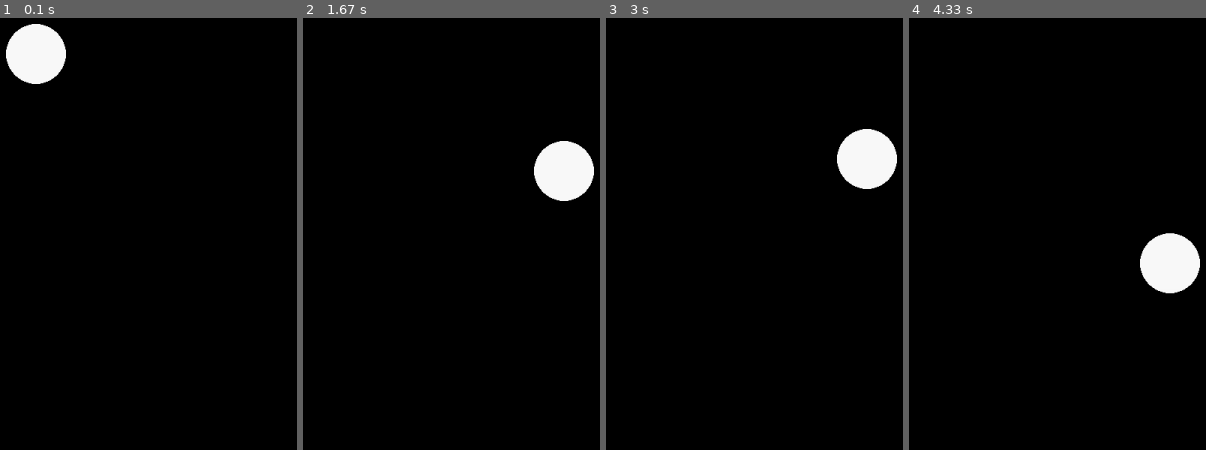
Above: before the commit, frames 1-4 (left to right).
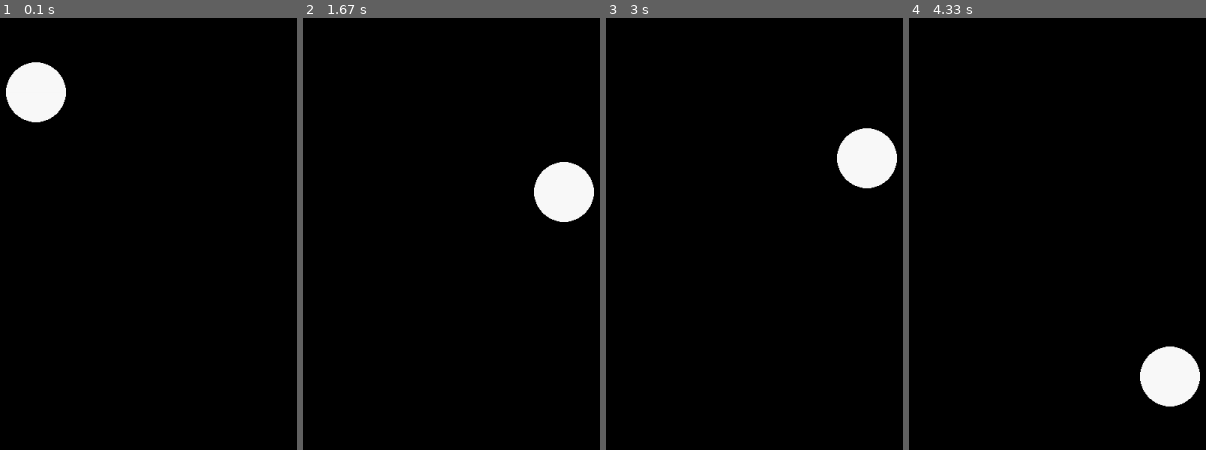
Above: after the commit, the same moments.

Repository: TimurSalem/python
Game: pygame game, started from pygame/physics.py
Two runs of this game, one before a commit and one after it. Both use one fixed random seed, a clock stepped at 60 frames per second and the inputs below.
Inputs:
- Up to frame 1 (0.1 s): no input
- Up to frame 2 (1.67 s): tap Space at 0.33, 0.73, 1.03, 1.23, 1.57 s
- Up to frame 3 (3 s): tap Space at 1.87, 2.07, 2.37, 2.63, 2.97 s
- Up to frame 4 (4.33 s): tap Space at 3.27, 3.4, 3.8, 4.1 s

The runs differ from the first frame. In frame 1, 3.4% of the frame differs, in the area x 2-23%, y 1-25%; in frame 2, 2.0%; in frame 3, 0.2%; in frame 4, 4.5%, in the area x 77-98%, y 49-91%.

Commit message:
Update physics.py

Diff:
--- a/pygame/physics.py
+++ b/pygame/physics.py
@@ -12,49 +12,32 @@
 
 r = 40
 
-width = r
-height = r
-
-vel = 10
-
 taped = False
 
 mousex = 0
 mousey = 0
 
-hr = 255
-hg = 0
-hb = 0
-
 run = True
-
 rs = False
 
 xnext = 0
 ynext = 0
 
+rastx = 0
+rasty = 0
+
 gravity = 2
 
 rebound_force = 0.6
 environment_density = 10
+old_cursor_coords = (0, 0)
 
 while run:
-	pygame.time.delay(10)
-
 	for event in pygame.event.get():
 		if event.type == pygame.QUIT:
 			run = False
 	keys = pygame.key.get_pressed()
-	#
-	# if keys[pygame.key.key_code('a')] and x > width:
-	#     x -= vel
-	#
-	# if keys[pygame.key.key_code('d')] and x < WW - width:
-	#     x += vel
-	#
-	# if keys[pygame.key.key_code('w')] and y > height / 1:
-	#     y -= vel
-	#
+
 	if keys[pygame.key.key_code(' ')]:
 		y = 350
 		x = 500
@@ -62,39 +45,28 @@
 		ynext = 0
 
 	color = (255, 0, 0)
-	#
-	# speed_color_change = 1
-	#
-	# if hr == 255 and hb < 255 and hg == 0:
-	#     hb += speed_color_change
-	# elif hb == 255 and hr > 0:
-	#     hr -= speed_color_change
-	# elif hb == 255 and hr == 0 and hg < 255:
-	#     hg += speed_color_change
-	# elif hg == 255 and hb > 0:
-	#     hb -= speed_color_change
-	# elif hr < 255 and hg == 255 and hb == 0:
-	#     hr += speed_color_change
-	# elif hr == 255 and hg > 0:
-	#     hg -= speed_color_change
-	#
-	# win.fill((hr // 3 + 150, hg // 3 + 150, hb // 3 + 150))
-	#
-	# color = (350 - (hr // 3 + 150), 350 - (hg // 3 + 150), 350 - (hb // 3 + 150))
 
-	if (pygame.mouse.get_pressed()[0]
-			and x - width < pygame.mouse.get_pos()[0] < x + width
-			and y - height < pygame.mouse.get_pos()[1] < y + height):
+	if (
+			pygame.mouse.get_pressed()[0]
+			and x - r < pygame.mouse.get_pos()[0] < x + r
+			and y - r < pygame.mouse.get_pos()[1] < y + r):
 		taped = True
 
 	if not pygame.mouse.get_pressed()[0]:
 		if taped:
 			new_cursors_coords = (pygame.mouse.get_pos()[0], pygame.mouse.get_pos()[1])
-			xnext = (new_cursors_coords[0] - old_cursor_coords[0]) * 8
-			ynext = (new_cursors_coords[1] - old_cursor_coords[1]) * 8
+			xnext = (
+				abs((new_cursors_coords[0] - old_cursor_coords[0])) ** 0.75 * 15
+				if new_cursors_coords[0] - old_cursor_coords[0] > 0
+				else -abs((new_cursors_coords[0] - old_cursor_coords[0])) ** 0.75 * 15
+			)
+			ynext = (
+				abs((new_cursors_coords[1] - old_cursor_coords[1])) ** 0.75 * 15
+				if new_cursors_coords[1] - old_cursor_coords[1] > 0
+				else -abs((new_cursors_coords[1] - old_cursor_coords[1])) ** 0.75 * 15
+			)
 
 		rs = False
-
 		taped = False
 
 	if taped:
@@ -104,25 +76,21 @@
 		mousey = pygame.mouse.get_pos()[1]
 		if not rs:
 
-			rastx = (mousex - (x - width))
-			rasty = (mousey - (y - height))
+			rastx = (mousex - (x - r))
+			rasty = (mousey - (y - r))
 			rs = True
 
 		else:
-			x = mousex - rastx + width
-			y = mousey - rasty + height
+			x = mousex - rastx + r
+			y = mousey - rasty + r
 
-	'''Гравитация'''
-	if y + height < HW and not taped:
-		print(gravity)
-
+	'''gravity'''
+	if y + r < HW and not taped:
 		gravity = gravity + ((1 / gravity) * 10)
-		print(gravity)
 		ynext += gravity
 	else:
 		gravity = 2
-
-	'''Гравитация'''
+	'''gravity'''
 
 	if xnext:
 		x += xnext / 10
@@ -132,24 +100,24 @@
 		y += ynext / 10
 		ynext -= ynext / (3 * environment_density)
 
-	if x + width >= WW:
+	if x + r >= WW:
 		xnext = -xnext
-		x = WW - width
+		x = WW - r
 		ynext *= rebound_force
 		xnext *= rebound_force
-	if y + height >= HW:
+	if y + r >= HW:
 		ynext = -ynext
-		y = HW - height
+		y = HW - r
 		ynext *= rebound_force
 		xnext *= rebound_force
-	if x - width <= 0:
+	if x - r <= 0:
 		xnext = -xnext
-		x = width
+		x = r
 		ynext *= rebound_force
 		xnext *= rebound_force
-	if y - height <= 0:
+	if y - r <= 0:
 		ynext = -ynext
-		y = height
+		y = r
 		ynext *= rebound_force
 		xnext *= rebound_force
 
@@ -158,10 +126,9 @@
 	old_cursor_coords = (mousex, mousey)
 
 	timer = pygame.time.Clock()
-	timer.tick(60000000)
+	timer.tick(99 ** 3)
 
-	# pygame.draw.circle(win, (10, 10, 10), (x, y), height + 5)
-	pygame.draw.circle(win, (250, 250, 250), (x, y), height)
+	pygame.draw.circle(win, (250, 250, 250), (x, y), r)
 	pygame.display.update()
 
 pygame.quit()
